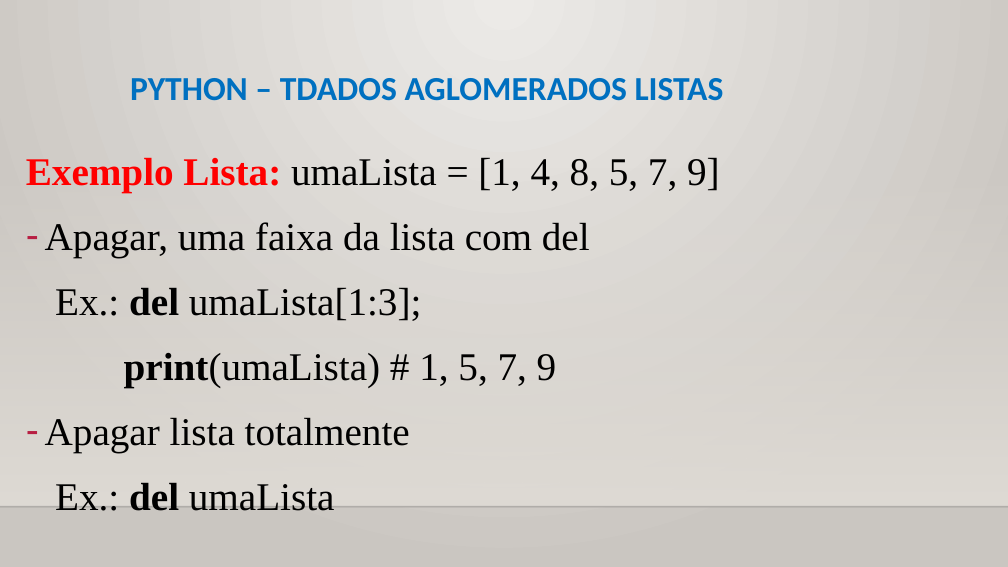
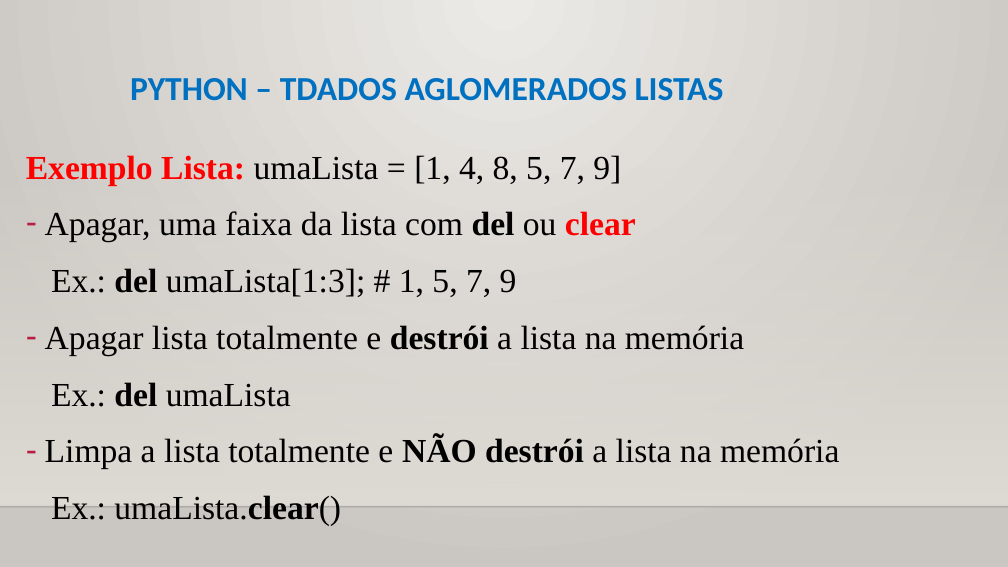
Before and after one commit to CloudEducationBrazil/WydenPythonParadigmas, a slide deck: slide 12 of 01 Classes/Aula 07 Programação Python - Tipos de Dados Aglomerados.pptx. Drawn at 1008x567 pixels with LibreOffice and Linux fonts; fonts in the diff are those of the drawing; background and template pictures are left out. Boxes give left, top, right and bottom in pixels: in the first picture for what was removed or moved away, otherwise in the second. Text is boxed around its words. In the diff, an @@ line names an element or a change of style, - is before the commit and + after.

Commit message:
Aula 07 Python 22092022

```diff
--- a/01 Classes/Aula 07 Programação Python - Tipos de Dados Aglomerados.pptx
+++ b/01 Classes/Aula 07 Programação Python - Tipos de Dados Aglomerados.pptx
@@ text at bbox=[26, 155, 621, 407]: size 28 to 24 pt in "Exemplo Lista: umaLista = [1, 4, 8, ...", "Ex.: del umaLista" @@
@@ text at bbox=[45, 211, 744, 355]: text changed; size 28 to 24 pt @@
-– Apagar, uma faixa da lista com del
-Ex.: del umaLista[1:3];
-print(umaLista) # 1, 5, 7, 9
-– Apagar lista totalmente
+– Apagar, uma faixa da lista com del ou clear
+Ex.: del umaLista[1:3]; # 1, 5, 7, 9
+– Apagar lista totalmente e destrói a lista na memória
@@ text at bbox=[45, 436, 839, 526]: paragraphs added @@
+– Limpa a lista totalmente e NÃO destrói a lista na memória
+Ex.: umaLista.clear()
```
Also in this commit, not shown: 1 other slide changed.
